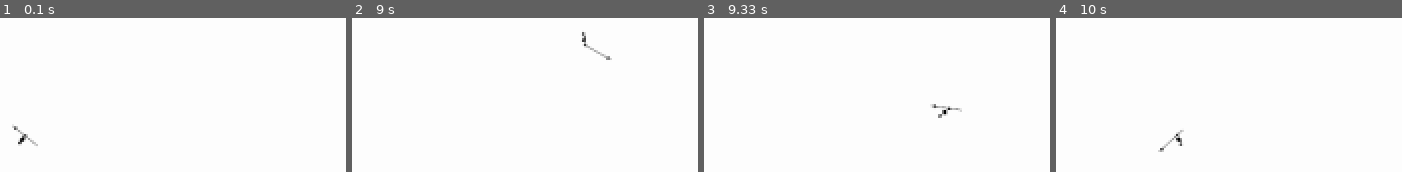
Above: before the commit, frames 1-4 (left to right).
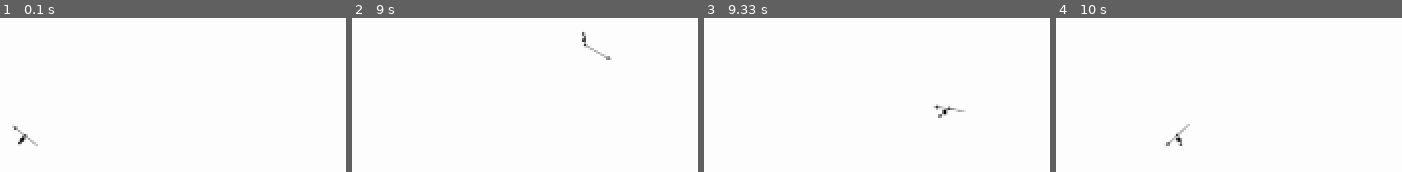
Above: after the commit, the same moments.

Repository: LeBoku/tds
Game: pygame game, started from tds/tds/tds.py
Same seed, same stepped clock (60 frames per second), same inputs: the game is played once before the commit and once after it.
Inputs (mouse positions are in pixels of both pictures, inside the frame that each line leads up to):
- Up to frame 1 (0.1 s): no input
- Up to frame 2 (9 s): hold D 0.33-0.8 s; move the mouse to (outside the picture) at 0.37 s; click (outside the picture) at 0.88 s; hold W 1.17-1.47 s; click (outside the picture) at 1.25 s; hold D 1.5-1.97 s; click (outside the picture) at 1.58 s; hold A 2-2.53 s; click (outside the picture) at 2.08 s; hold S 2.57-2.87 s; click (outside the picture) at 2.65 s; hold A 2.9-3.3 s; click (outside the picture) at 2.98 s; hold W 3.33-3.7 s; click (outside the picture) at 3.42 s; hold D 3.73-4.37 s; click (outside the picture) at 3.82 s; hold S 4.4-4.77 s; click (outside the picture) at 4.48 s; hold A 4.8-5.27 s; click (outside the picture) at 4.88 s; hold D 5.3-5.77 s; click (outside the picture) at 5.38 s; hold W 5.8-6.1 s; click (outside the picture) at 5.88 s; hold D 6.13-6.6 s; click (outside the picture) at 6.22 s; hold A 6.63-7.17 s; click (outside the picture) at 6.72 s; hold S 7.2-7.5 s; click (566, 64) at 7.28 s; hold A 7.53-7.93 s; click (outside the picture) at 7.62 s; hold W 7.97-8.33 s; click (outside the picture) at 8.05 s; hold D from 8.37 s (still down); click (outside the picture) at 8.45 s
- Up to frame 3 (9.33 s): release D at 9 s; hold S from 9.03 s (still down); click (outside the picture) at 9.12 s
- Up to frame 4 (10 s): release S at 9.4 s; hold A 9.43-9.9 s; click (outside the picture) at 9.52 s; hold D from 9.93 s (still down); move the mouse to (outside the picture) at 9.97 s

Frames 1-2 are identical in both runs. In frame 3, 0.2% of the frame differs, in the area x 65-76%, y 55-62%; in frame 4, 0.2%.

Commit message:
only conditionaly q one more attack

Diff:
--- a/tds/tds/mapEntity/player/playerController.py
+++ b/tds/tds/mapEntity/player/playerController.py
@@ -29,14 +29,15 @@
 		self.registerMovement()
 
 	def registerMovement(self):
+		qWindow = 20
+
 		@EventListener(pygame.locals.MOUSEBUTTONDOWN, button=1)
 		def startAttack(event):
 			move = self.moveSetController.getMove("attack_forward")
 			if not move.isActive:
 				move.start()
-			else:
+			elif move.framesLeft < qWindow:
 				move.listenForEnd(lambda: move.start())
-
 
 		@EventListener(pygame.locals.KEYDOWN)
 		def li(event):
--- a/tds/tds/store/moveSets/_move.py
+++ b/tds/tds/store/moveSets/_move.py
@@ -24,6 +24,11 @@
 	@property
 	def isActive(self):
 		return self.activeFrameNr is not None
+
+	@property
+	def framesLeft(self):
+		if(self.isActive):
+			return self.moveLength - self.activeFrameNr
 
 	def start(self):
 		if not self.isActive:
